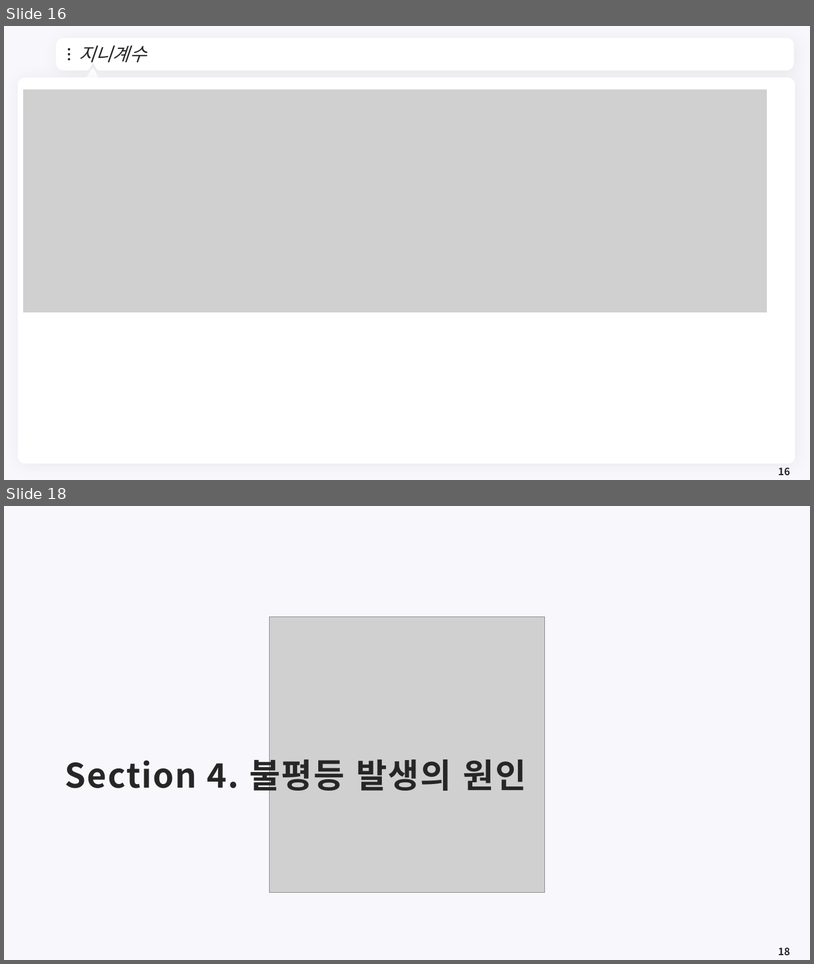
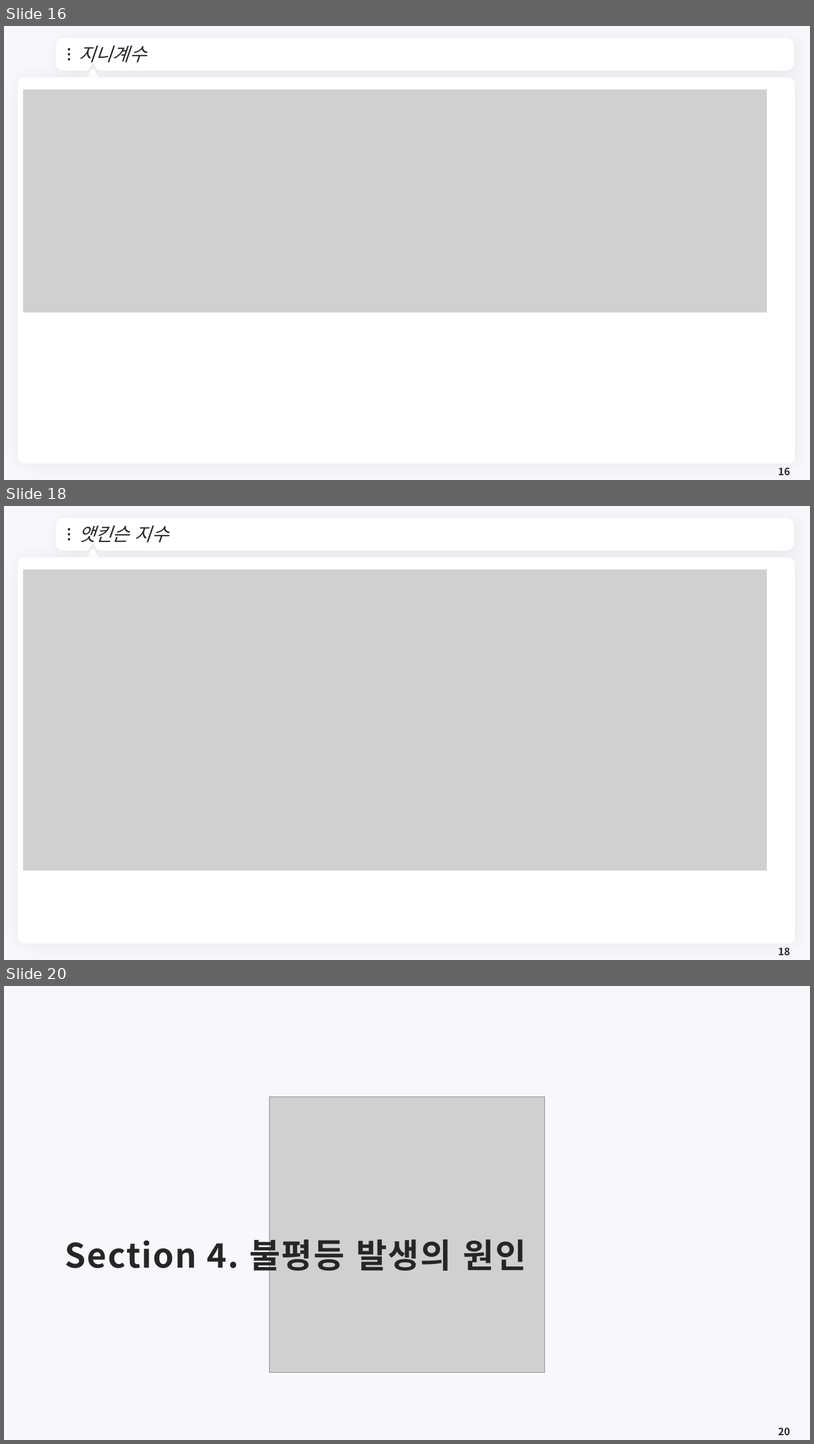
Before and after one commit to meandthey/Teaching, a slide deck: 재정학/01_Lectures/재정학_Chapter_8.pptx. Shown one above the other, each under a label of ours: slides 16 and 18 before the commit, slides 16, 18 and 20 after it; the slides between them are not shown. The pictures are 814x964 and 814x1444 pixels, drawn with LibreOffice and Linux fonts; fonts in the diff are those of the drawing; grey boxes stand for pictures; background and template pictures are left out. Boxes give left, top, right and bottom in pixels: in the first picture for what was removed or moved away, otherwise in the second. Text is boxed around its words. In the diff, an @@ line names an element or a change of style, - is before the commit and + after.

```diff
--- a/재정학/01_Lectures/재정학_Chapter_8.pptx
+++ b/재정학/01_Lectures/재정학_Chapter_8.pptx
@@ slide 18 added at (4,506,810,960), background #F8F7FC; not listed: 7 template elements that a slide beside it also shows @@
@@ title added at (78,525,169,543), 22 pt, text #262626, italic @@
+앳킨슨 지수
@@ picture added at (23,570,767,870) @@
@@ page number added at (779,947,791,955), 12 pt, text #262626, bold @@
+18
@@ what was slide 18 is now slide 20 @@
@@ page number at (779,1427,791,1435): text changed @@
-18
+20
```
Also in this commit, not shown: 1 other slide added, 9 other files.
